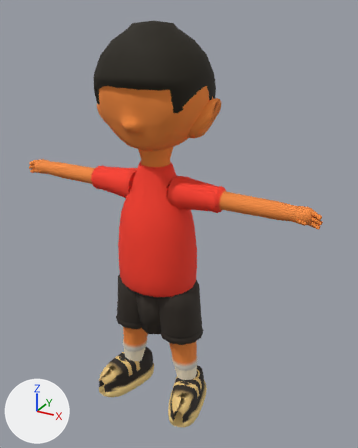
The glTF model public/v2/models/kid_smokey.glb, before and after one commit.
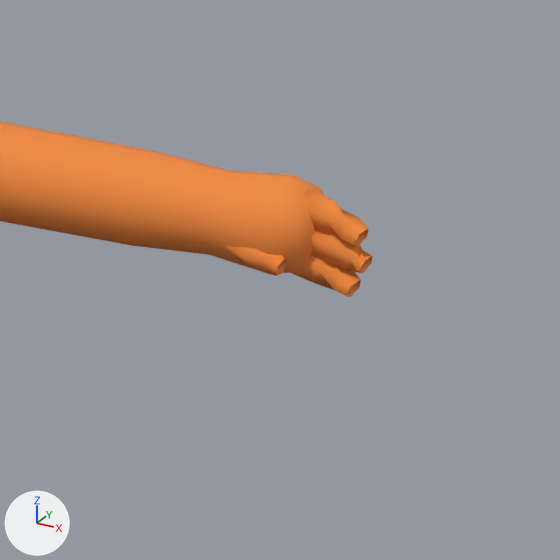
The first picture shows the older version from a camera (50 mm lens) standing at (2.39, -3.88, 4.08) and looking at (0.16, 0.17, 2.06). The close-ups show the older and then the newer version on the part from 71% to 100% of the width and 39% to 62% of the height of that picture. Only the edits that show in the close-ups are written down. Arrows for +X, +Y and +Z are at lower left; the lights stay in place. Objects named as collision shapes, trigger or cutter boxes, shadow casters or lower levels of detail are left out. Vertices at exactly the same position are counted once.

In view in the first close-up: 'kid_smokey_LOD0'.
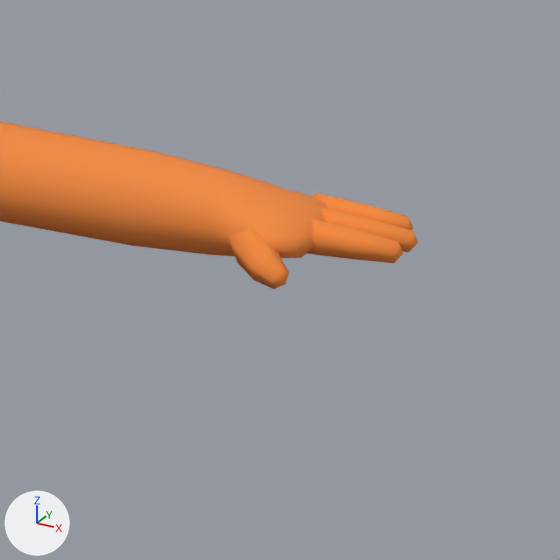
What differs and where, as boxes [x1, y1, x2, y2] in the close-ups (560 x 560 px; the box of a moved part takes in the faces that stretch with it):
'kid_smokey_LOD0', reshaped
    before: [0, 121, 373, 297]
    after: [0, 121, 418, 289]
part 1 of me_kid_smokey_lod0_mesh_001, moved or reshaped
    before: [206, 171, 373, 297]
    after: [206, 171, 418, 289]

What the commit changed:
me_kid_smokey_lod0_mesh_001 is used by ob_kid_smokey_lod0; location (0.0, 0.0, 0.0).
me_kid_smokey_lod0_mesh_001 had 3268 vertices, 6200 faces and spanned x -1.62..1.62, y -0.48..0.57, z 0.01..3.97.
me_kid_smokey_lod0_mesh_001 now has 3268 vertices, 6200 faces and spans x -1.67..1.67, y -0.48..0.57, z 0.01..3.97.
me_kid_smokey_lod0_mesh_001 part 1: 124 of 3268 vertices moved; they spanned x 1.37..1.62, y -0.09..0.08, z 2.39..2.55 and now span x 1.38..1.67, y -0.17..0.11, z 2.41..2.53; mean shift (0.01, 0.02, 0.01); largest move (1.6, -0.05, 2.42) -> (1.64, 0.08, 2.49).
Other edits to the shape of me_kid_smokey_lod0_mesh_001 do not show in these pictures.
